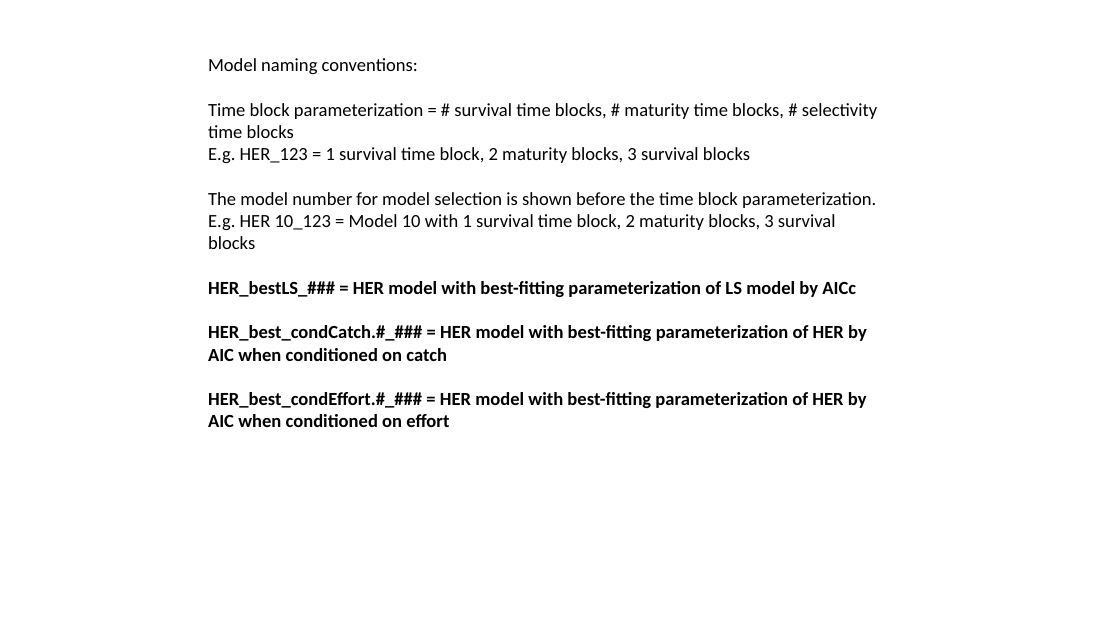
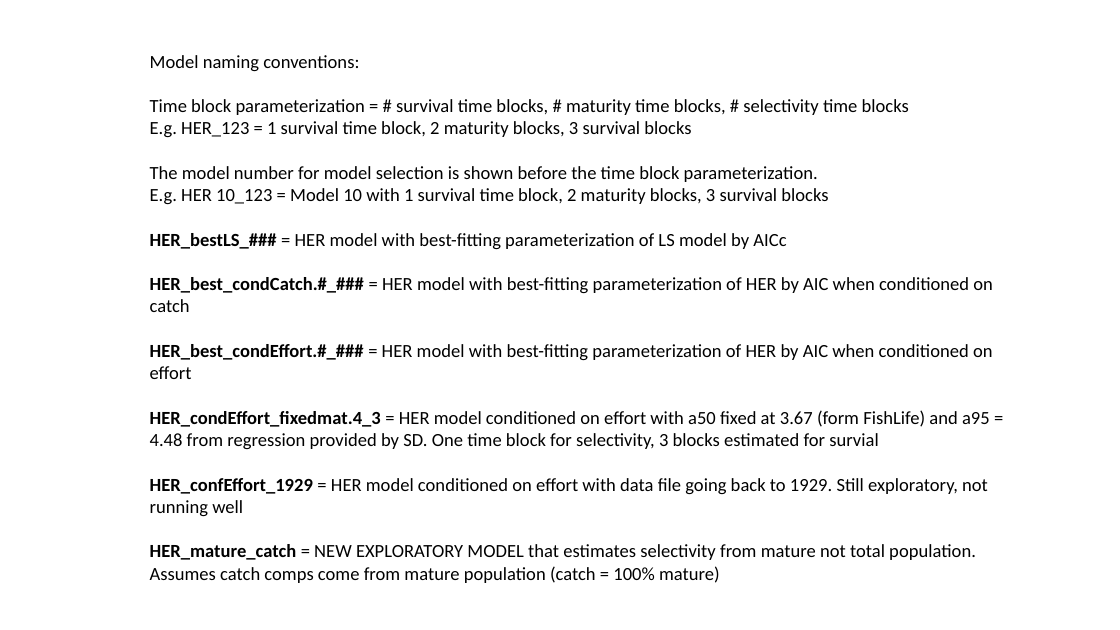
Before and after one commit to commfish/AlaskaHerring, a slide deck: slide 2 of technical_docs/folder_organization.pptx. Drawn at 1120x630 pixels with LibreOffice and Linux fonts; fonts in the diff are those of the drawing. Boxes give left, top, right and bottom in pixels: in the first picture for what was removed or moved away, otherwise in the second. Text is boxed around its words. In the diff, an @@ line names an element or a change of style, - is before the commit and + after.

Commit message:
update documentation, run mcmc for her_mature_catch

```diff
--- a/technical_docs/folder_organization.pptx
+++ b/technical_docs/folder_organization.pptx
@@ text "Model naming conventions:": place and size @@
-text "Model naming conventions:" at [208, 58, 877, 427]
+text "Model naming conventions:" at [150, 55, 993, 583]
@@ text at [150, 233, 993, 379]: bold off in "= HER model with best-fitting parameterization of ...", "= HER model with best-fitting parameterization of ...", "= HER model with best-fitting parameterization of ..." @@
@@ text at [150, 410, 990, 583]: paragraphs added @@
+HER_condEffort_fixedmat.4_3 = HER model conditioned on effort with a50 fixed at 3.67 (form FishLife) and a95 = 4.48 from regression provided by SD. One time block for selectivity, 3 blocks estimated for survial
+HER_confEffort_1929 = HER model conditioned on effort with data file going back to 1929. Still exploratory, not running well
+HER_mature_catch = NEW EXPLORATORY MODEL that estimates selectivity from mature not total population. Assumes catch comps come from mature population (catch = 100% mature)
```
Also in this commit, not shown: 4 other slides changed, 2 slides added, 26 other files.
